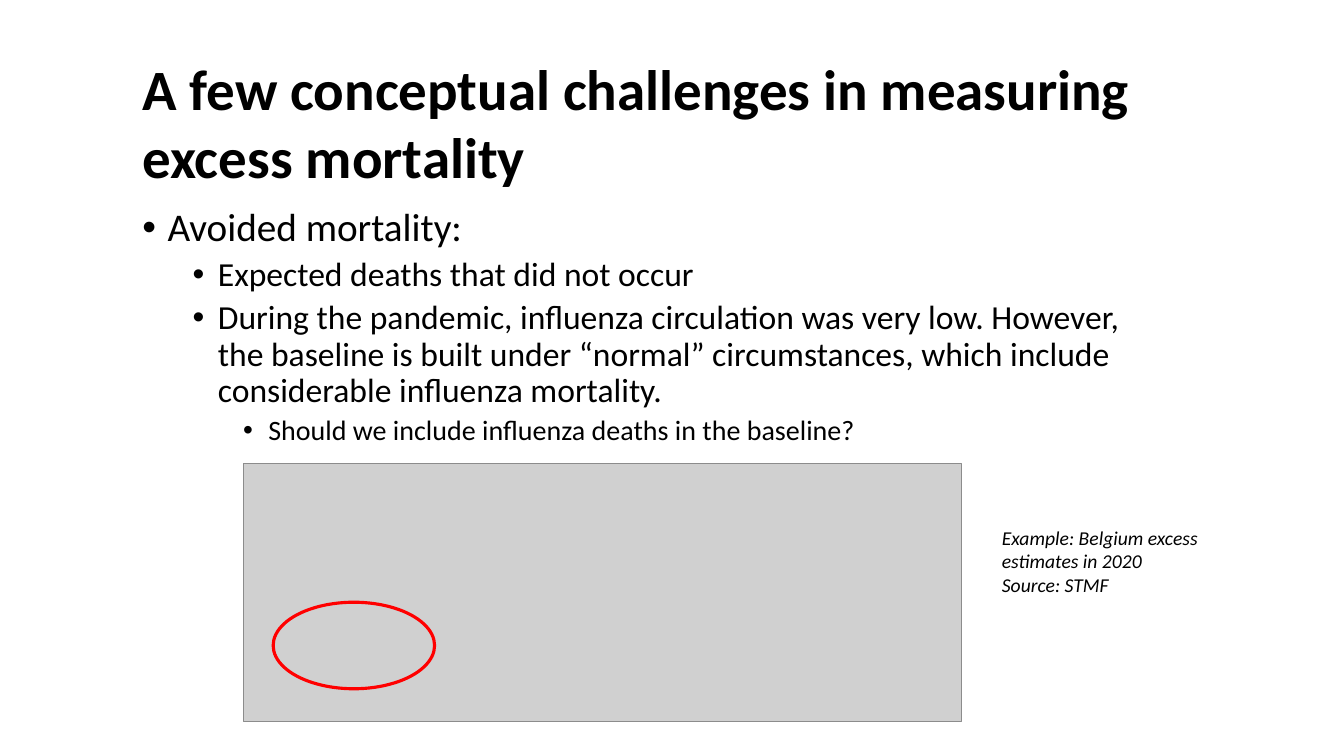
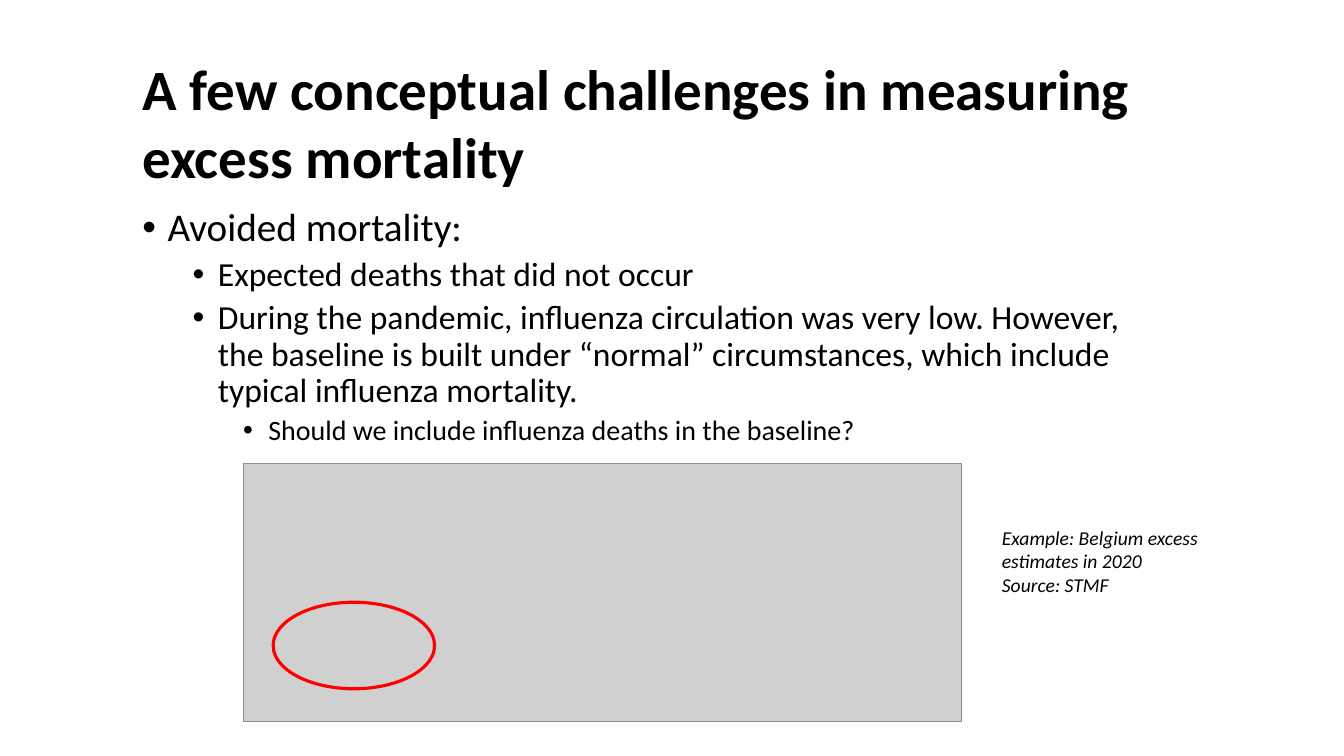
Before and after one commit to kikeacosta/edsd23_apc, a slide deck: slide 12 of slides/04_excess_mortality.pptx (slide 11 before the commit). Drawn at 1344x756 pixels with LibreOffice and Linux fonts; fonts in the diff are those of the drawing; grey boxes stand for pictures. Boxes give left, top, right and bottom in pixels: in the first picture for what was removed or moved away, otherwise in the second. Text is boxed around its words. In the diff, an @@ line names an element or a change of style, - is before the commit and + after.

```diff
--- a/slides/04_excess_mortality.pptx
+++ b/slides/04_excess_mortality.pptx
@@ text at (x1=218, y1=305, x2=1119, y2=408): text changed @@
-  • During the pandemic, influenza circulation was very low. However, the baseline is built under “normal” circumstances, which include considerable influenza mortality.
+  • During the pandemic, influenza circulation was very low. However, the baseline is built under “normal” circumstances, which include typical influenza mortality.
```
Also in this commit, not shown: 4 other slides changed, 2 slides added, 3 other files.
